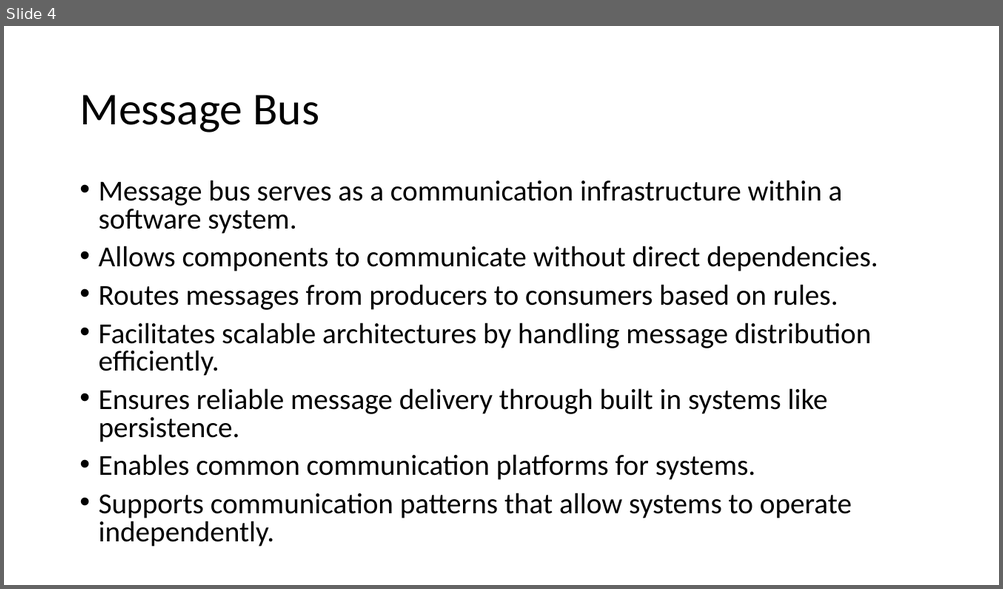
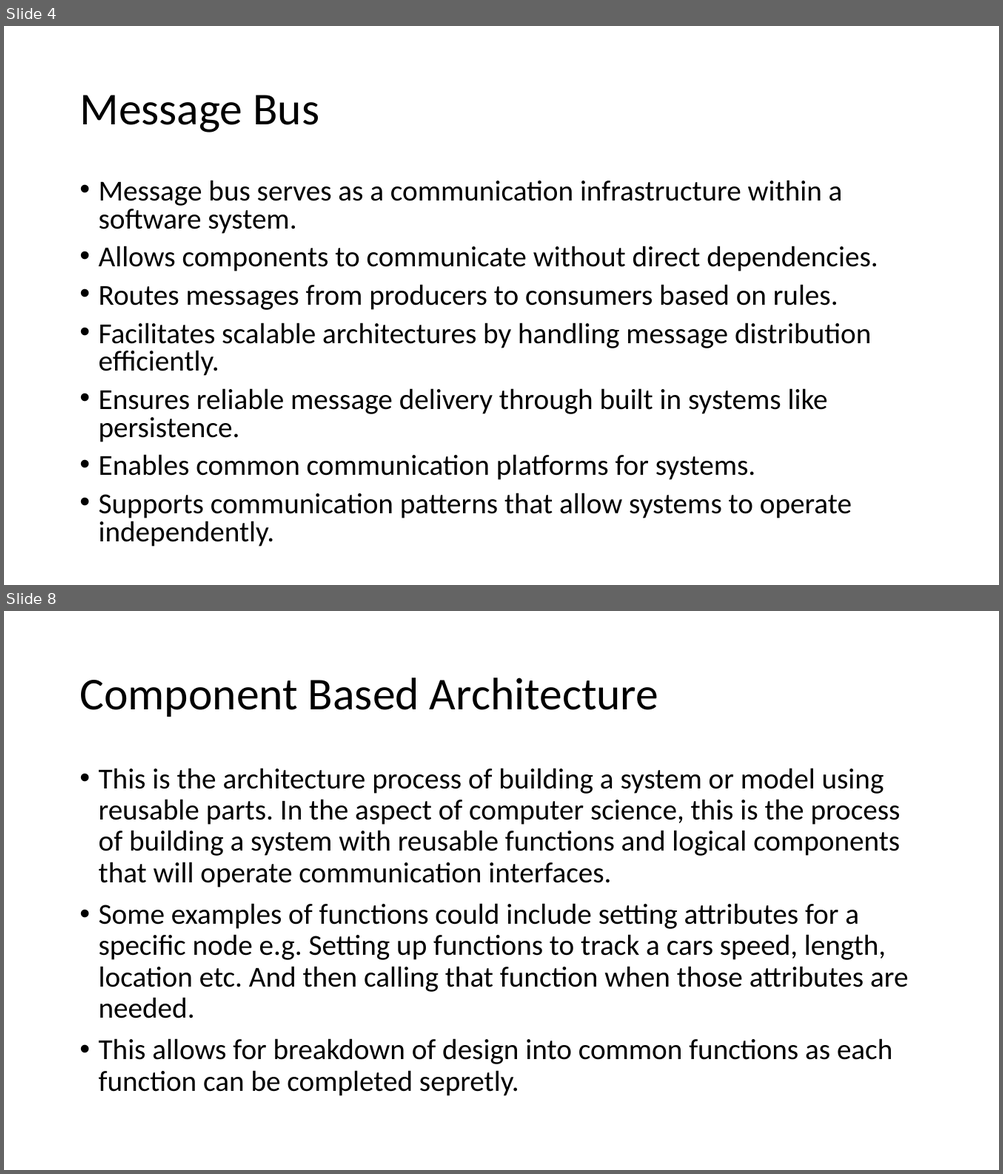
Before and after one commit to EricDeBuitleir/FYP-Public, a slide deck: Final Year Project/Architecture Application Presentation.pptx. Shown one above the other, each under a label of ours: slide 4 before the commit, slides 4 and 8 after it; the slides between them are not shown. The pictures are 1003x589 and 1003x1174 pixels, drawn with LibreOffice and Linux fonts; fonts in the diff are those of the drawing. Boxes give left, top, right and bottom in pixels: in the first picture for what was removed or moved away, otherwise in the second. Text is boxed around its words. In the diff, an @@ line names an element or a change of style, - is before the commit and + after.

```diff
--- a/Final Year Project/Architecture Application Presentation.pptx
+++ b/Final Year Project/Architecture Application Presentation.pptx
@@ slide 8 added at bbox=[4, 611, 999, 1170], background #FFFFFF @@
@@ title added at bbox=[79, 678, 658, 717], 44 pt, text #000000 @@
+Component Based Architecture
@@ text added at bbox=[99, 768, 908, 1096], 28 pt, text #000000 @@
+• This is the architecture process of building a system or model using reusable parts. In the aspect of computer science, this is the process of building a system with reusable functions and logical components that will operate communication interfaces.
+• Some examples of functions could include setting attributes for a specific node e.g. Setting up functions to track a cars speed, length, location etc. And then calling that function when those attributes are needed.
+• This allows for breakdown of design into common functions as each function can be completed sepretly.
```
Also in this commit, not shown: 7 other slides added, 1 slide removed.
